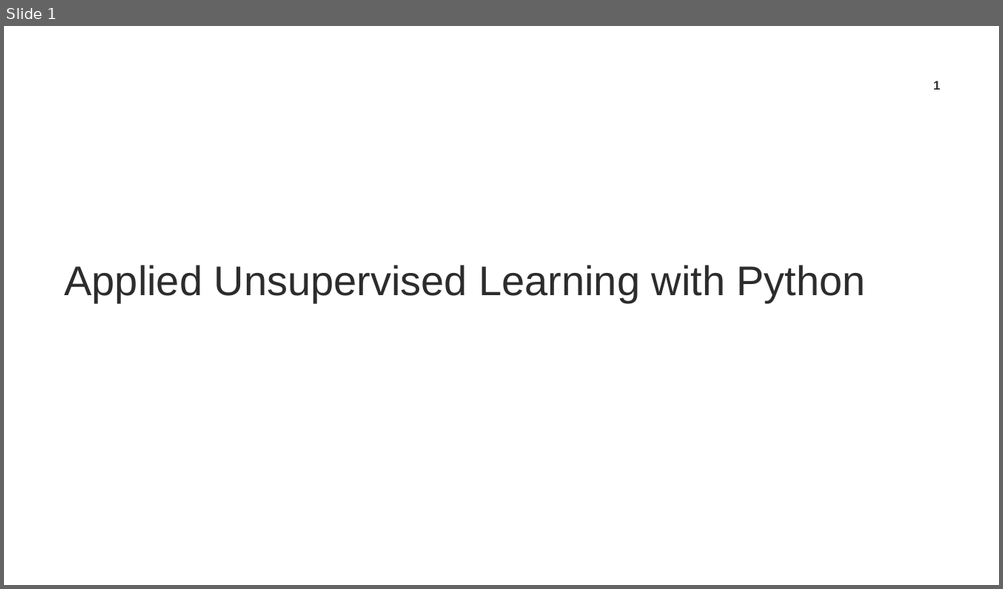
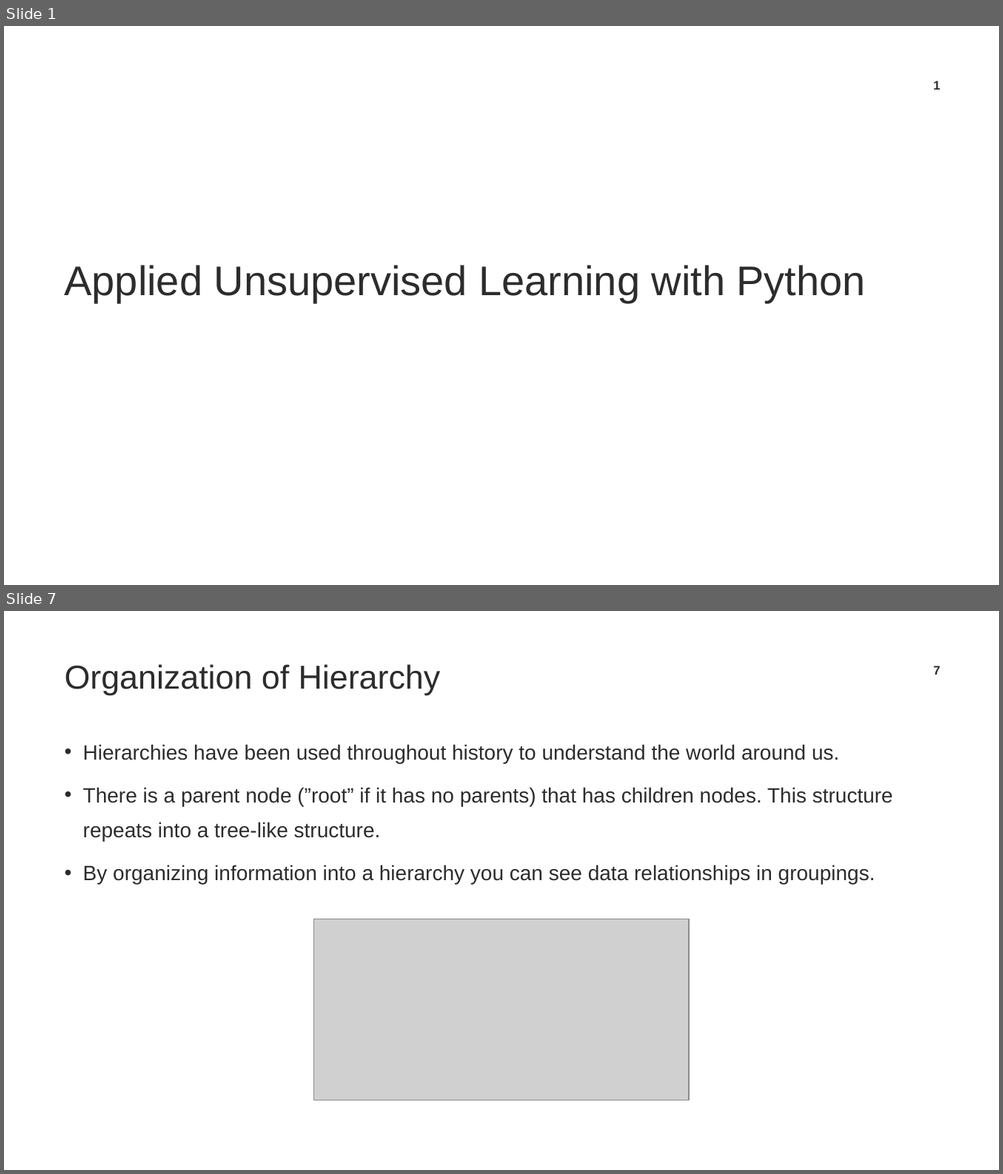
Before and after one commit to TrainingByPackt/Applied-Unsupervised-Learning-with-Python, a slide deck: CH2/Lesson02_FirstDraft.pptx. Shown one above the other, each under a label of ours: slide 1 before the commit, slides 1 and 7 after it; the slides between them are not shown. The pictures are 1003x589 and 1003x1174 pixels, drawn with LibreOffice and Linux fonts; fonts in the diff are those of the drawing; grey boxes stand for pictures; background and template pictures are left out. Boxes give left, top, right and bottom in pixels: in the first picture for what was removed or moved away, otherwise in the second. Text is boxed around its words. In the diff, an @@ line names an element or a change of style, - is before the commit and + after.

```diff
--- a/CH2/Lesson02_FirstDraft.pptx
+++ b/CH2/Lesson02_FirstDraft.pptx
@@ slide 7 added at [4,611,999,1170], background #FFFFFF @@
@@ title added at [65,664,441,695], 32 pt, text #2C2C2C @@
+Organization of Hierarchy
@@ page number added at [933,666,939,675], 12 pt, text #2C2C2C, bold @@
+7
@@ text added at [83,744,893,884], 20 pt, text #2C2C2C @@
+• Hierarchies have been used throughout history to understand the world around us.
+• There is a parent node (”root” if it has no parents) that has children nodes. This structure repeats into a tree-like structure.
+• By organizing information into a hierarchy you can see data relationships in groupings.
@@ picture added at [314,919,689,1100] @@
```
Also in this commit, not shown: 12 slides changed, 20 other slides added, 19 slides removed, 3 other files.
